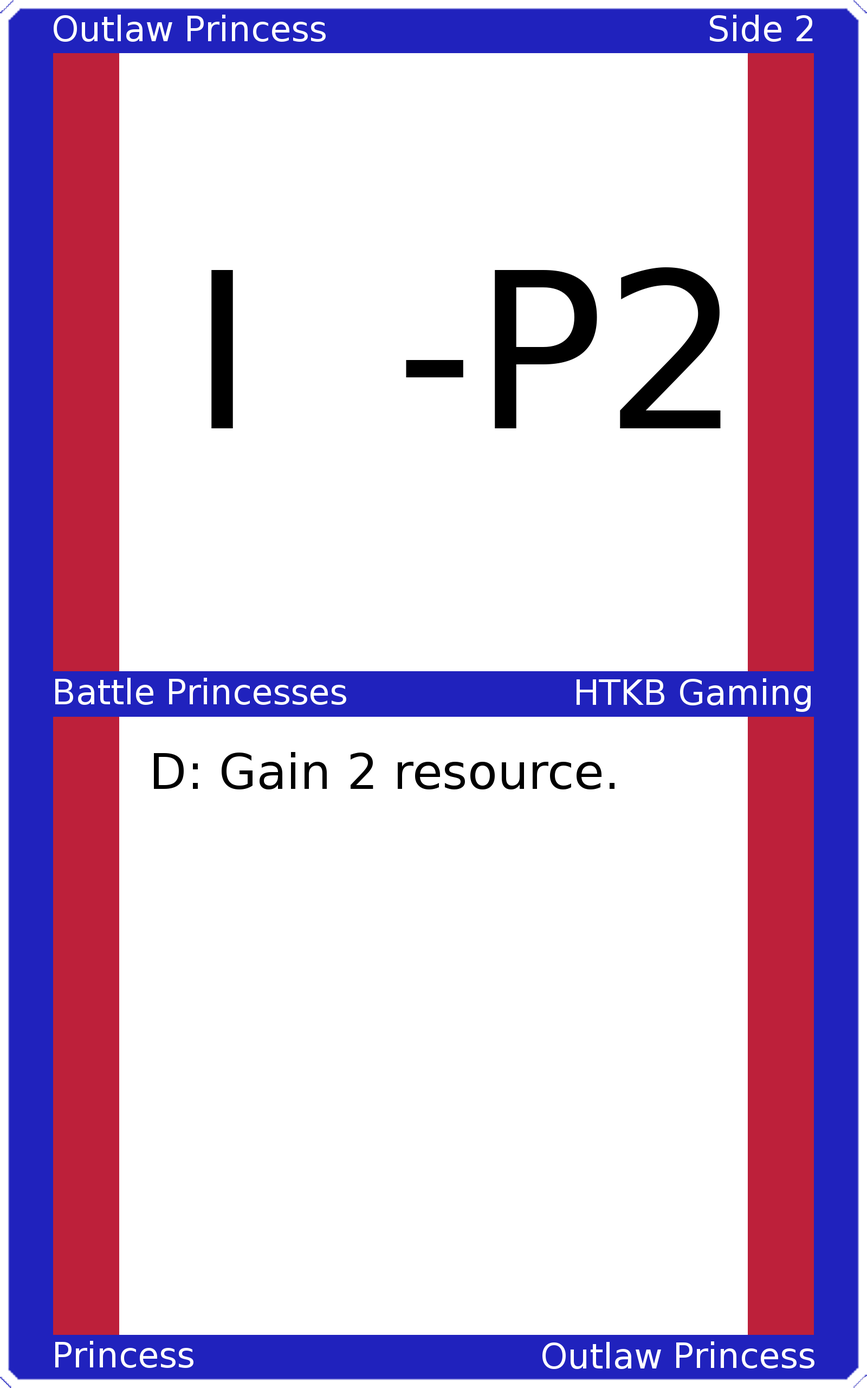
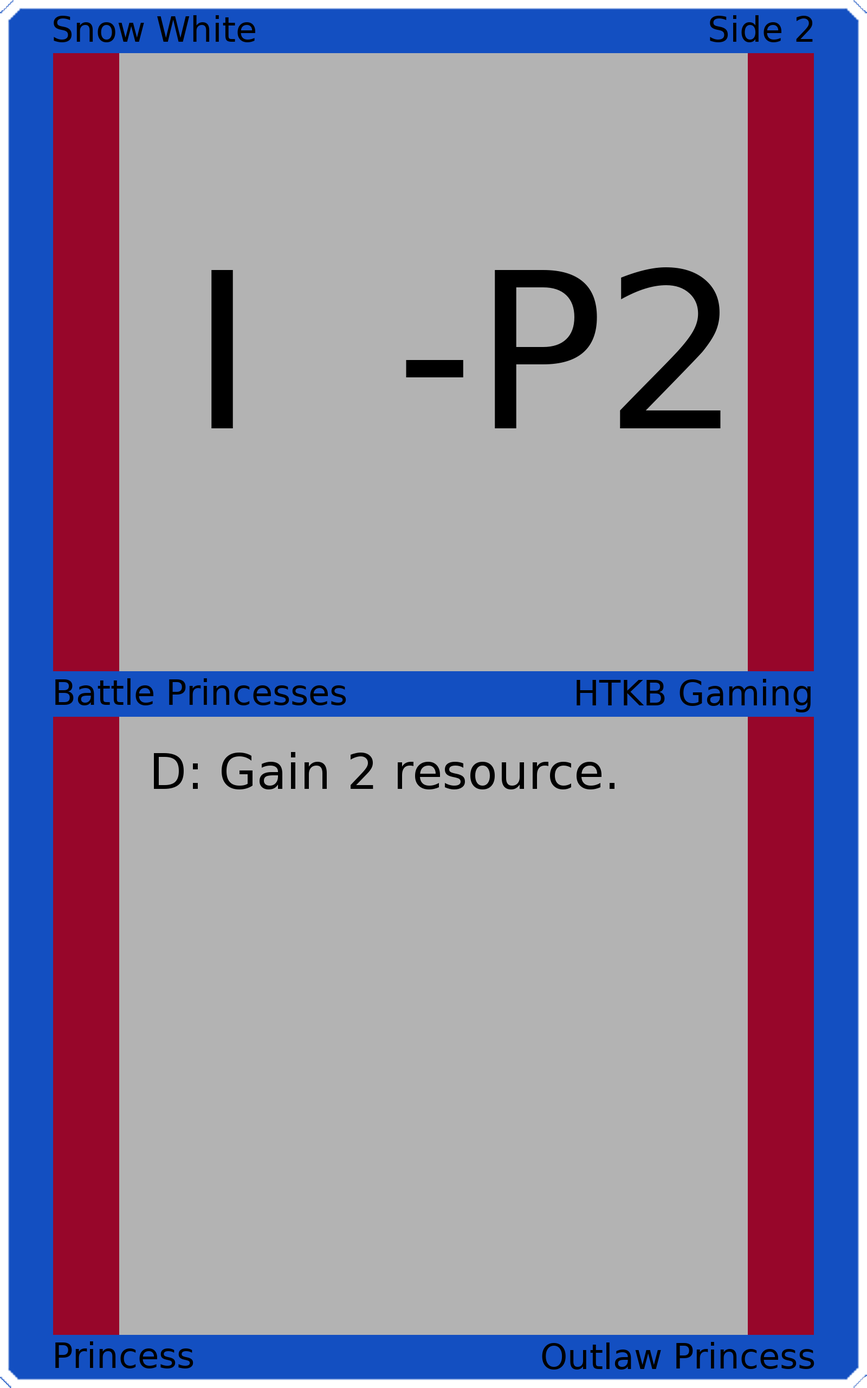
Revision of a layered (867, 1388) image; what changed, layer by layer:
painted on "Upper Left" over bbox(53, 14, 326, 43)
painted on "Upper Right" over bbox(710, 14, 814, 43)
painted on "Mid Left" over bbox(55, 677, 347, 706)
painted on "Mid Right" over bbox(576, 678, 811, 713)
painted on "Bottom Left" over bbox(55, 1340, 194, 1369)
painted on "Bottom Right" over bbox(542, 1340, 815, 1370)
painted on "Border" over bbox(0, 0, 867, 1388)
painted on "Top Background" over bbox(119, 52, 748, 673)
painted on "Bottom Background" over bbox(119, 715, 748, 1336)
painted on "Background" over bbox(35, 35, 832, 1352)
